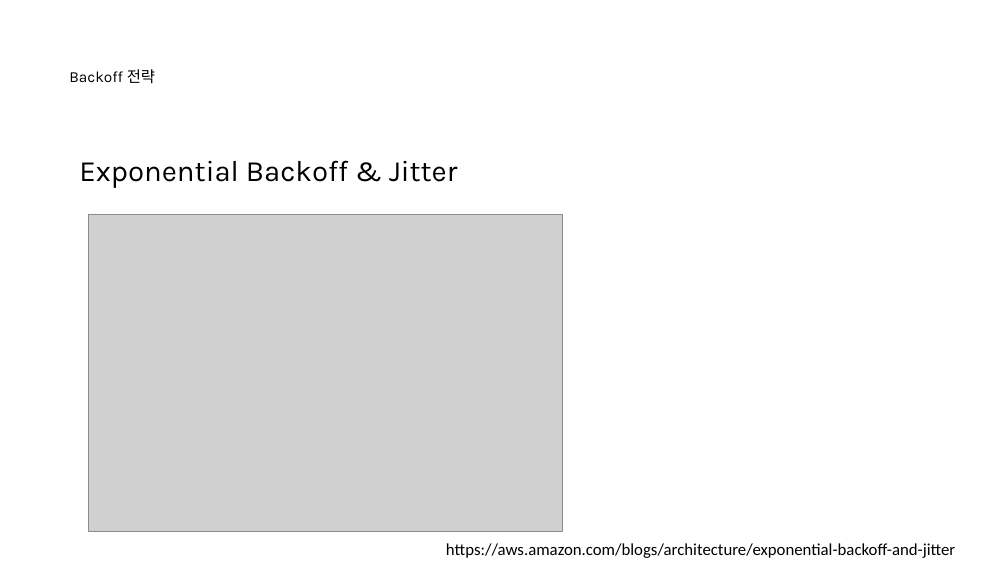
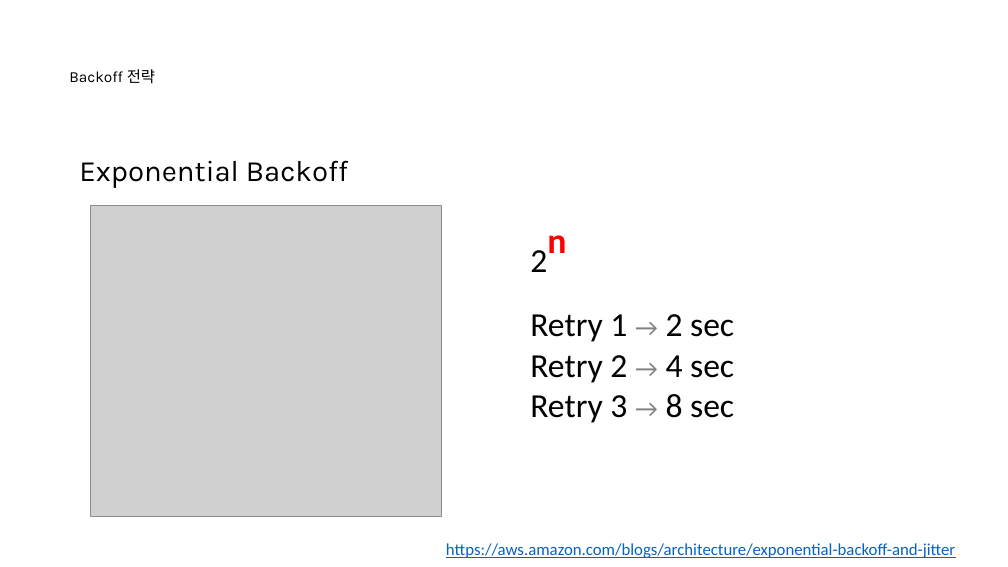
Before and after one commit to nayasis/fastcampus-hyper-webflux, a slide deck: slide 6 of 99.ppt/[Ch4-8. 결제 서비스 기능확장.pptx (slide 7 before the commit). Drawn at 1008x567 pixels with LibreOffice and Linux fonts; fonts in the diff are those of the drawing; grey boxes stand for pictures; background and template pictures are left out. Boxes give left, top, right and bottom in pixels: in the first picture for what was removed or moved away, otherwise in the second. Text is boxed around its words. In the diff, an @@ line names an element or a change of style, - is before the commit and + after.

```diff
--- a/99.ppt/[Ch4-8. 결제 서비스 기능확장.pptx
+++ b/99.ppt/[Ch4-8. 결제 서비스 기능확장.pptx
@@ text at [79, 160, 348, 188]: text changed @@
-Exponential Backoff & Jitter
+Exponential Backoff
@@ picture: place and size @@
-picture at [88, 215, 562, 531]
+picture at [90, 206, 442, 516]
@@ text added at [530, 314, 734, 423], 24 pt, text #000000 @@
+2n
+Retry 1 → 2 sec
+Retry 2 → 4 sec
+Retry 3 → 8 sec
@@ text "https://aws.amazon.com/blogs/architecture/exponential-backof ..." at [446, 543, 955, 558]: text colour #000000 to #0563C1, underline on @@
```
Also in this commit, not shown: 6 other slides changed, 10 slides added.
